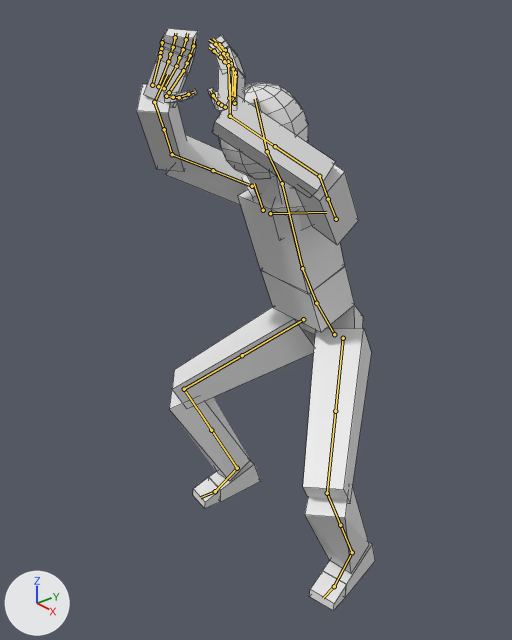
An edit to the Blender file Blender/Prototype RIg.blend, drawn before and after from the same camera.
One viewpoint serves both versions: a camera (50 mm lens) standing at (1.452, -1.45, 1.735) and looking at (-0.038, -0.189, 0.837). Every picture has the same lights, and +X, +Y and +Z are marked at lower left. Both versions are drawn at frame 0 of the action 'Set_Strong'; the numbers are the values there. The bones that bend it are drawn over the model as lines. Mesh edges are drawn as thin lines.
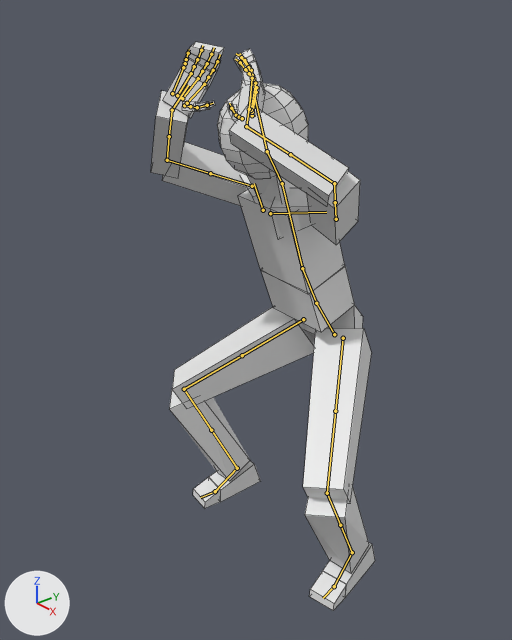
What differs and where, as boxes (x1, y1, x2, y2) in the pictures (512 x 640 px):
'Cube', posed: before (137, 29, 375, 611); after (151, 42, 375, 611)

What the commit changed:
Bone 'hand.ik.R' (bone_hand_ik_r) moves from (0.489, -0.494, 0.269) to (0.489, -0.444, 0.245).
Bone 'hand.ik.R' (bone_hand_ik_r) turns from (-58, -50, -153) to (117, -123, 25) degrees about its own x, y and z.
Bone 'hand.ik.L' (bone_hand_ik_l) moves from (-0.466, -0.469, 0.264) to (-0.466, -0.42, 0.235).
Bone 'hand.ik.L' (bone_hand_ik_l) turns from (-45, 42, 160) to (-48, 50, 164) degrees about its own x, y and z.
